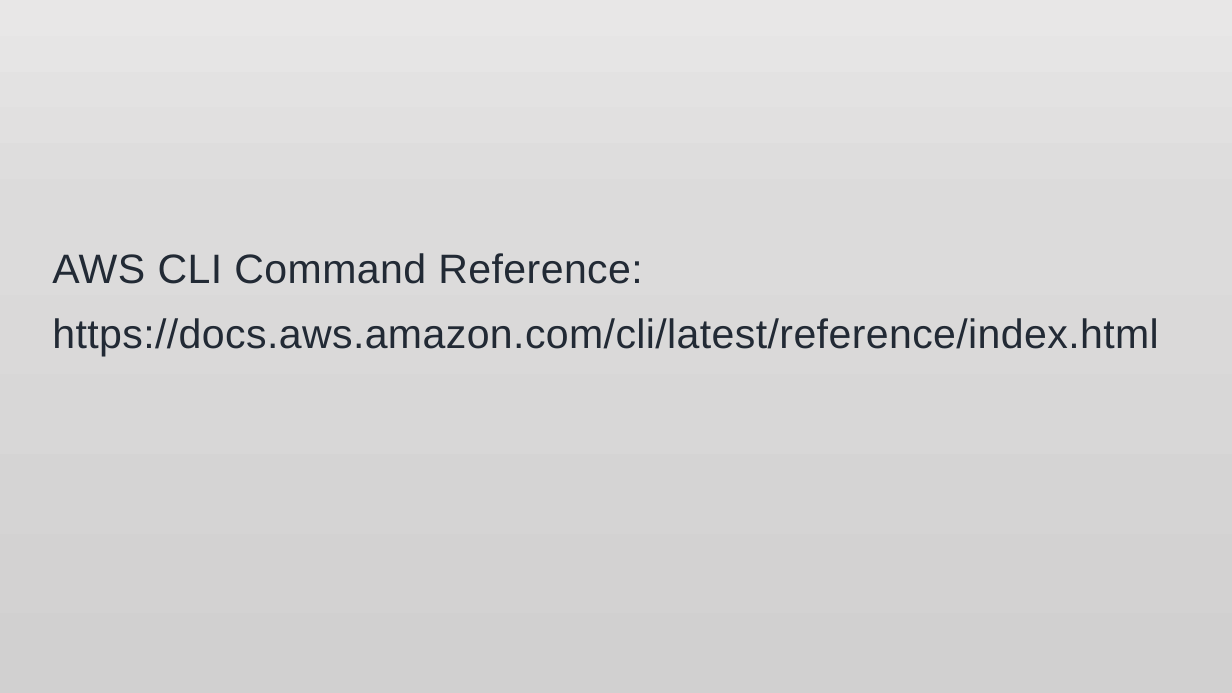
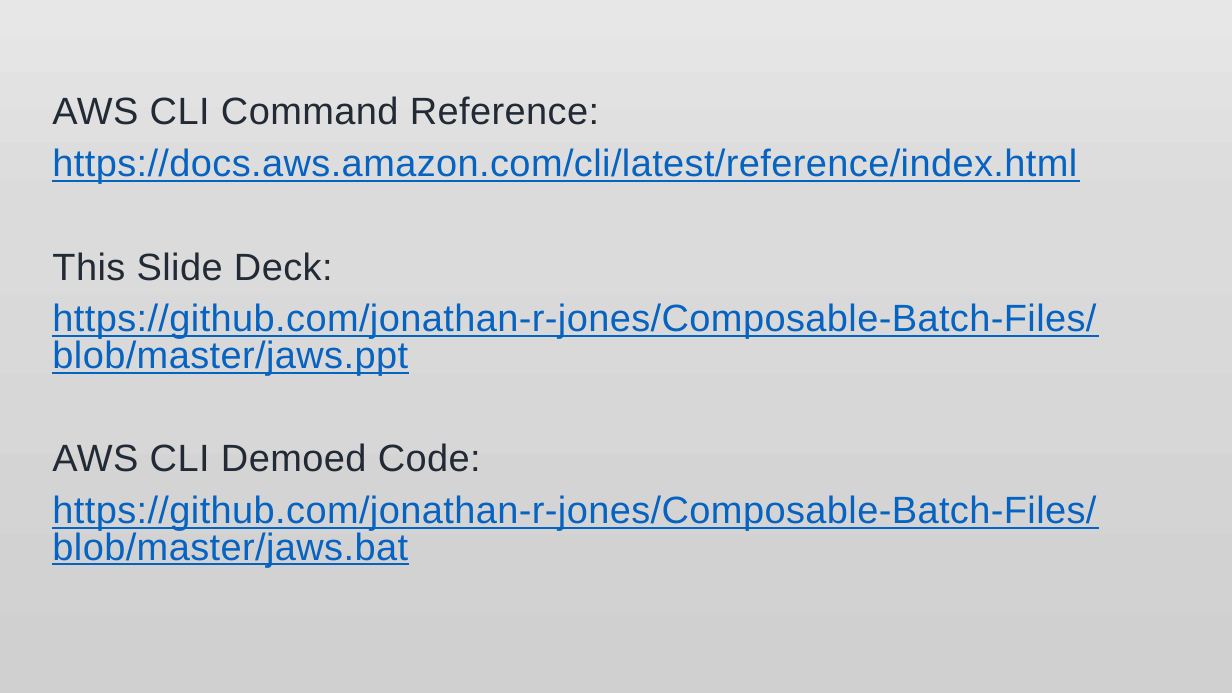
Before and after one commit to jonathan-r-jones/Composable-Batch-Files, a slide deck: slide 4 of jaws.pptx (slide 3 before the commit). Drawn at 1232x693 pixels with LibreOffice and Linux fonts; fonts in the diff are those of the drawing; background and template pictures are left out. Boxes give left, top, right and bottom in pixels: in the first picture for what was removed or moved away, otherwise in the second. Text is boxed around its words. In the diff, an @@ line names an element or a change of style, - is before the commit and + after.

```diff
--- a/jaws.pptx
+++ b/jaws.pptx
@@ text "AWS CLI Command Reference:": place and size @@
-text "AWS CLI Command Reference:" at [52, 253, 1158, 356]
+text "AWS CLI Command Reference:" at [52, 96, 1096, 567]
@@ text at [52, 96, 1077, 183]: size 32 to 29.6 pt in "AWS CLI Command Reference:", "https://docs.aws.amazon.com/cli/latest/reference/index.html"; text colour #222A35 to #0563C1, underline on in "https://docs.aws.amazon.com/cli/latest/reference/index.html"; line spacing 1 to 0.8 @@
@@ text at [52, 252, 1096, 567]: paragraphs added @@
+This Slide Deck:
+https://github.com/jonathan-r-jones/Composable-Batch-Files/blob/master/jaws.ppt
+AWS CLI Demoed Code:
+https://github.com/jonathan-r-jones/Composable-Batch-Files/blob/master/jaws.bat
```
Also in this commit, not shown: 2 other slides changed, 2 slides added, 1 slide removed, 1 other file.
